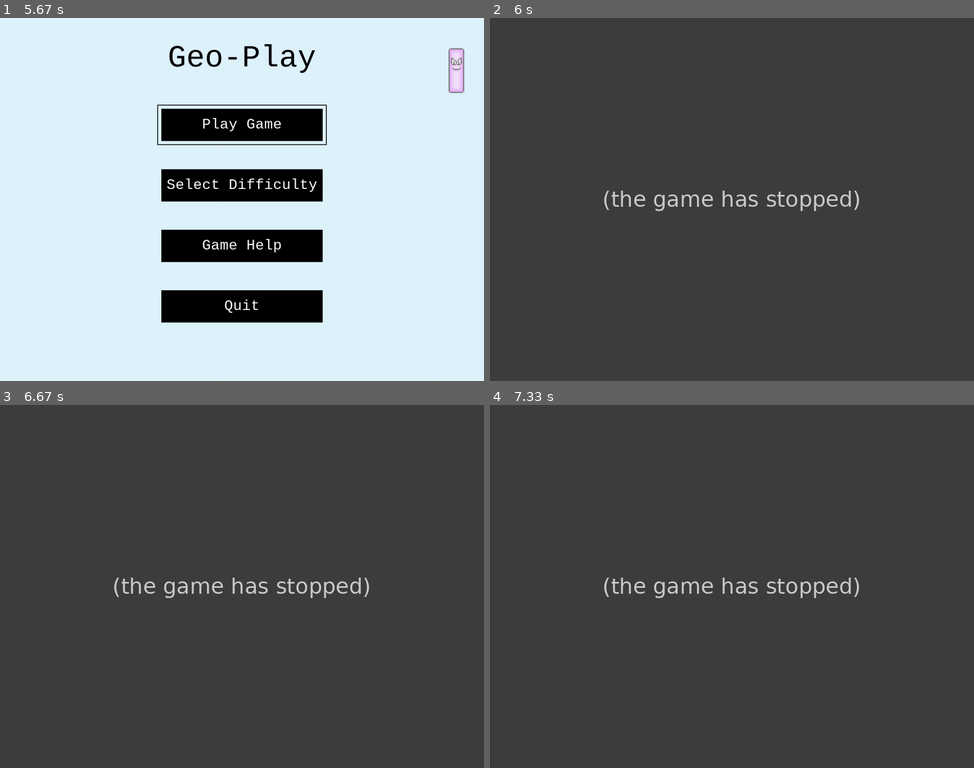
Above: before the commit, frames 1-4 (two rows, left to right).
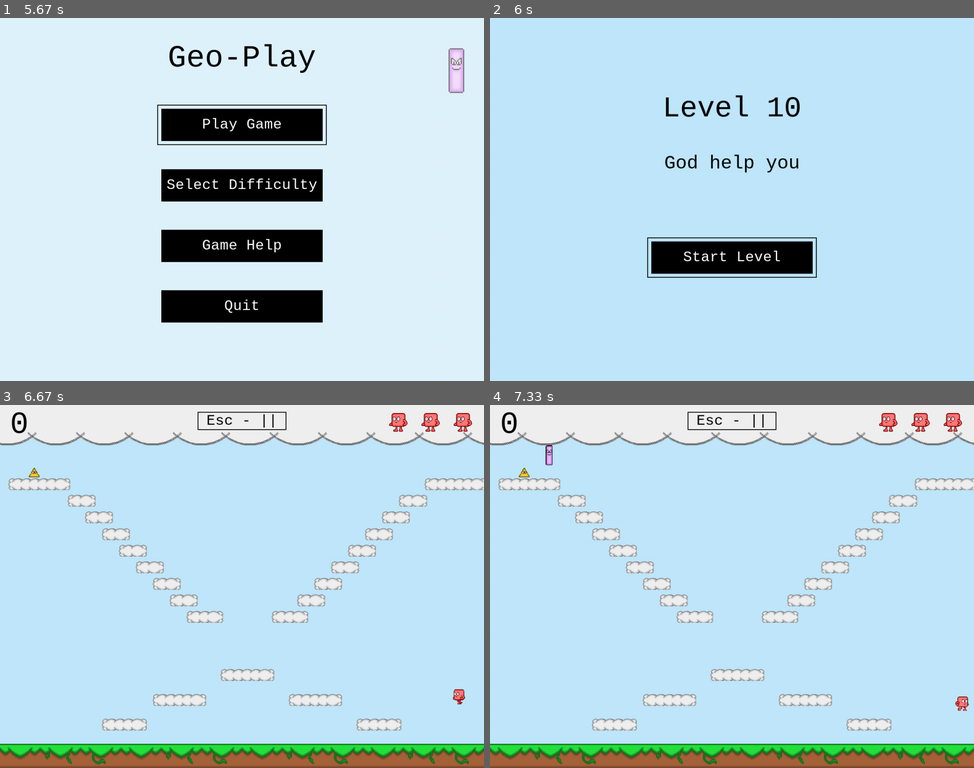
Above: after the commit, the same moments.

Repository: stevenacalhoun/geoplay
Game: pygame game, started from geometricPlay.py
Two runs of this game, one before a commit and one after it. Both use one fixed random seed, a clock stepped at 60 frames per second and the inputs below.
Inputs:
- Up to frame 1 (5.67 s): hold Right 0.33-0.8 s; hold 0 0.83-1.13 s; hold Up 0.83-1.13 s; hold Up 1.17-1.47 s; hold Down 1.5-1.8 s; hold Up 1.83-2.2 s; hold Down 2.23-2.6 s; hold Up 2.63-2.93 s; hold Down 2.97-3.27 s; hold Up 3.3-3.67 s; hold Down 3.7-4.07 s; hold Up 4.1-4.4 s; hold Down 4.43-4.73 s; hold Up 4.77-5.13 s; tap Enter at 5.17, 5.5 s
- Up to frame 2 (6 s): tap Enter at 5.83 s
- Up to frame 3 (6.67 s): tap Enter at 6.17 s; tap Space at 6.5 s
- Up to frame 4 (7.33 s): hold Right 6.83-7.3 s; tap Space at 6.9, 7.2 s

Frame 1 is identical in both runs. In frame 2, 100% of the frame differs, in the area x 0-100%, y 0-100%; in frame 3, 100%; in frame 4, 100%.
Error before the commit: AttributeError: 'NoneType' object has no attribute 'generateLevel' (scenes.py line 360); the game stopped at 5.83 s (later frames are placeholders)

Commit message:
Fixed the level skip to 10 bug

Diff:
--- a/lib/scenes.py
+++ b/lib/scenes.py
@@ -141,7 +141,7 @@
         if event.key == pygame.K_9:
           levelNum = 9
         if event.key == pygame.K_0:
-          levelNum = 0
+          levelNum = 10
 
       # Draw the background, then blur it out, then draw the menu
       self.drawBackground()
Not shown, changed: .gitignore
